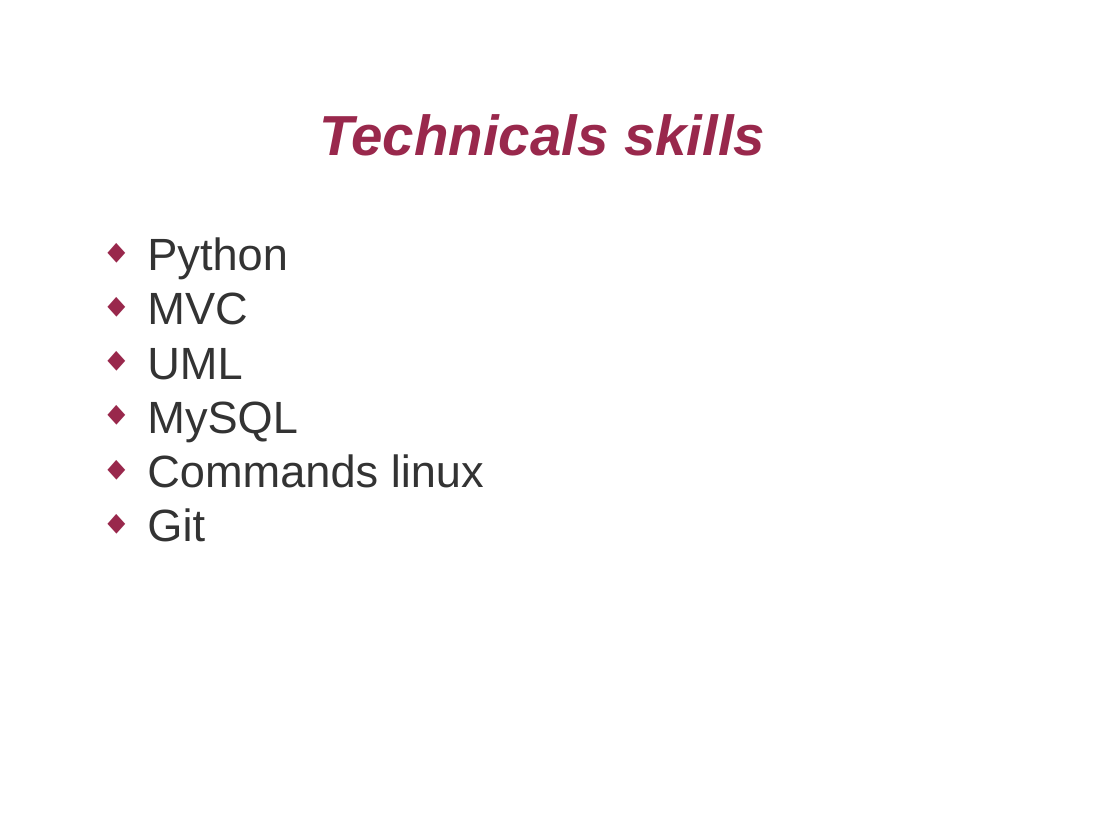
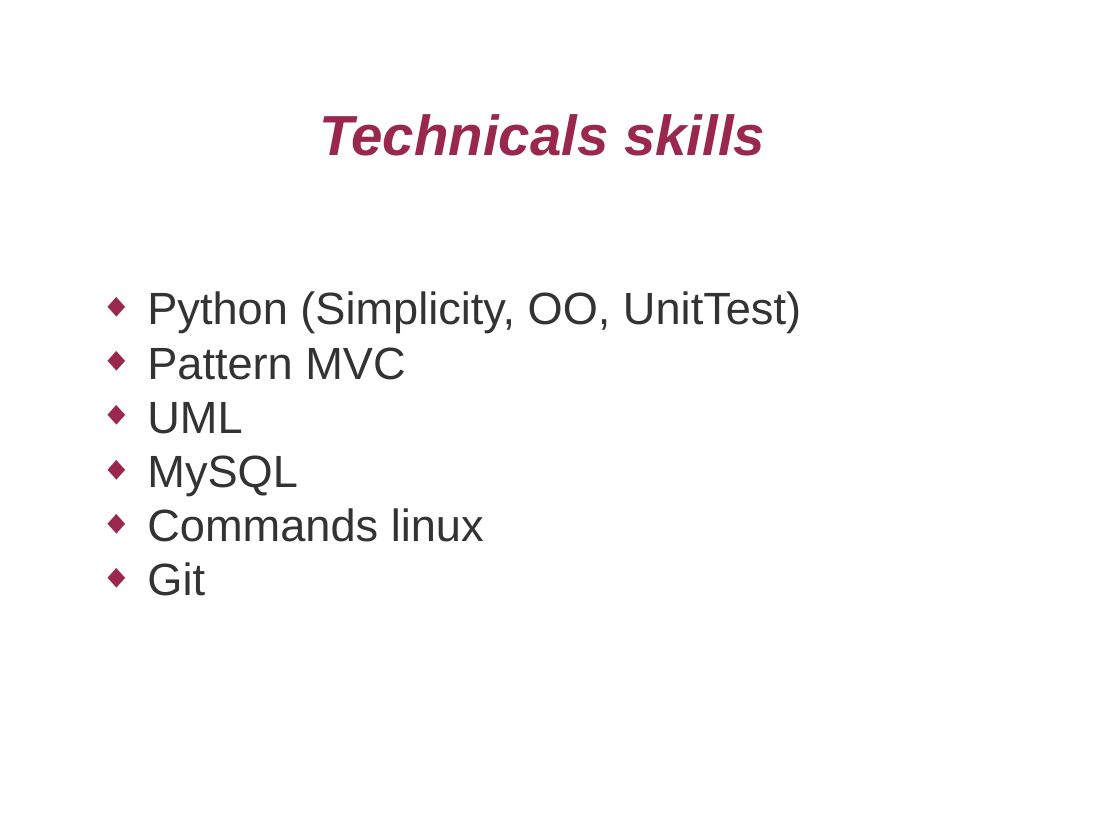
Before and after one commit to 1907cloudgcp/project-0-blappa, a slide deck: slide 4 of Presentation.odp (slide 3 before the commit). Drawn at 1120x840 pixels with LibreOffice and Linux fonts; fonts in the diff are those of the drawing. Boxes give left, top, right and bottom in pixels: in the first picture for what was removed or moved away, otherwise in the second. Text is boxed around its words. In the diff, an @@ line names an element or a change of style, - is before the commit and + after.

Commit message:
"test of 2 transactions (deposit and withdraw)"

```diff
--- a/Presentation.odp
+++ b/Presentation.odp
@@ text at [147, 291, 801, 380]: text changed @@
-◆ Python
-◆ MVC
+◆ Python (Simplicity, OO, UnitTest)
+◆ Pattern MVC
```
Also in this commit, not shown: 2 other slides changed, 1 slide added, 4 other files.
